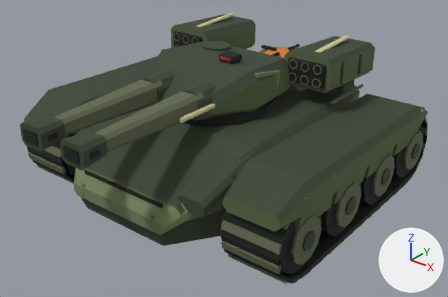
The Blender file assets/models/enemies_revised/boss_field.blend as it was, and as the next commit left it.
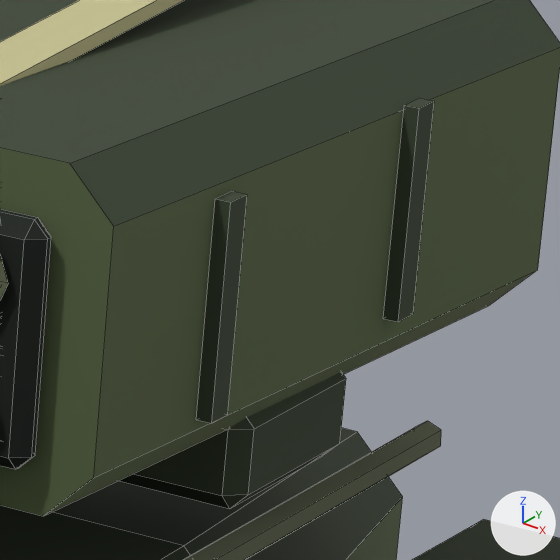
The first picture shows the older version from a 50 mm lens placed at (12.76, -16.3, 11.18), pointed at (0.67, -1.19, 1.82). The close-ups show the older and then the newer version on the part from 72% to 84% of the width and 15% to 33% of the height of that picture. Only the edits that show in the close-ups are written down. Lighting does not change. The marker at lower right points along +X, +Y and +Z. The close-ups show mesh edges as thin lines.

Script lines for the objects in view, before the commit:
```python
me_armoredbeak_006 = bpy.data.meshes.new('ArmoredBeak.006')
me_armoredbeak_006.from_pydata(...)  # 304 vertices, 224 faces; spans x -3.54..3.54, y -5.64..5.14, z 0.5..3.57
me_armoredbeak_006.materials.append(mat_enemyrevisionpalette_007)  # picture img_military_enemies_palette_png_007
me_component_missilepod_006 = bpy.data.meshes.new('Component_MissilePod.006')
me_component_missilepod_006.from_pydata(...)  # 480 vertices, 362 faces; spans x -0.96..6.21, y -0.15..3.07, z -0.91..0.66
me_component_missilepod_006.materials.append(mat_enemyrevisionpalette_007)  # picture img_military_enemies_palette_png_007
me_component_rightdrive_012 = bpy.data.meshes.new('Component_RightDrive.012')
me_component_rightdrive_012.from_pydata(...)  # 648 vertices, 470 faces; spans x -1.15..1.15, y -5.13..4.71, z -1.36..1.89
me_component_rightdrive_012.materials.append(mat_enemyrevisionpalette_007)  # picture img_military_enemies_palette_png_007
ob_body = bpy.data.objects.new('Body', me_armoredbeak_006)
ob_body.parent = ob_boss_field
ob_body.location = (0.0, 0.0, 0.0)
ob_component_missilepod = bpy.data.objects.new('Component_MissilePod', me_component_missilepod_006)
ob_component_missilepod.parent = ob_boss_field
ob_component_missilepod.location = (-2.625, 0.777, 4.473)
ob_component_rightdrive = bpy.data.objects.new('Component_RightDrive', me_component_rightdrive_012)
ob_component_rightdrive.parent = ob_boss_field
ob_component_rightdrive.location = (4.515, 0.21, 1.386)
```
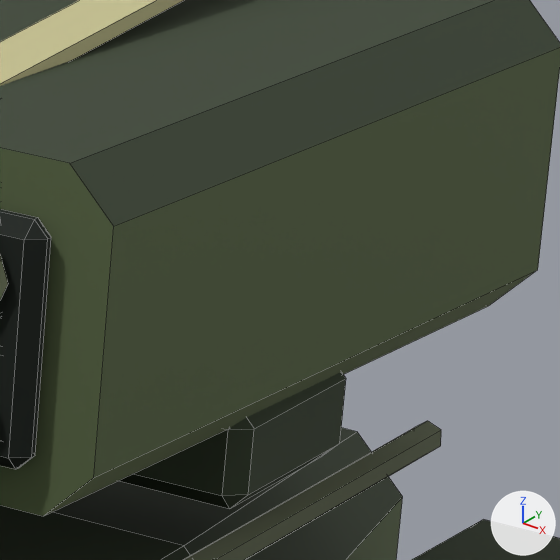
Pixel boxes [x1, y1, x2, y2] of what changed, in the close-ups (560 x 560 px):
part 1 of me_component_missilepod_006, deleted: before [197, 191, 247, 423]
part 2 of me_component_missilepod_006, deleted: before [383, 98, 434, 322]

Patch to the scene script:
```diff
--- a/assets/models/enemies_revised/boss_field.blend.py
+++ b/assets/models/enemies_revised/boss_field.blend.py
@@ me_component_missilepod_006 @@
 # used by ob_component_missilepod; parent = ob_boss_field; location = (-2.625, 0.777, 4.473)
-me_component_missilepod_006.from_pydata(...)  # 480 vertices, 362 faces; spans x -0.96..6.21, y -0.15..3.07, z -0.91..0.66
+me_component_missilepod_006.from_pydata(...)  # 352 vertices, 158 faces; spans x -0.9..6.15, y -0.15..3.07, z -0.91..0.66
+# me_component_missilepod_006 part 1: the loose piece of 8 vertices spanning x 6.16..6.21, y 0.64..0.75, z -0.39..0.35 is deleted
+# me_component_missilepod_006 part 2: the loose piece of 8 vertices spanning x 6.16..6.21, y 1.9..2.01, z -0.39..0.35 is deleted
+# other edits to the shape of me_component_missilepod_006 do not show in these pictures
 me_component_missilepod_006.materials.append(mat_enemyrevisionpalette_007)
```
